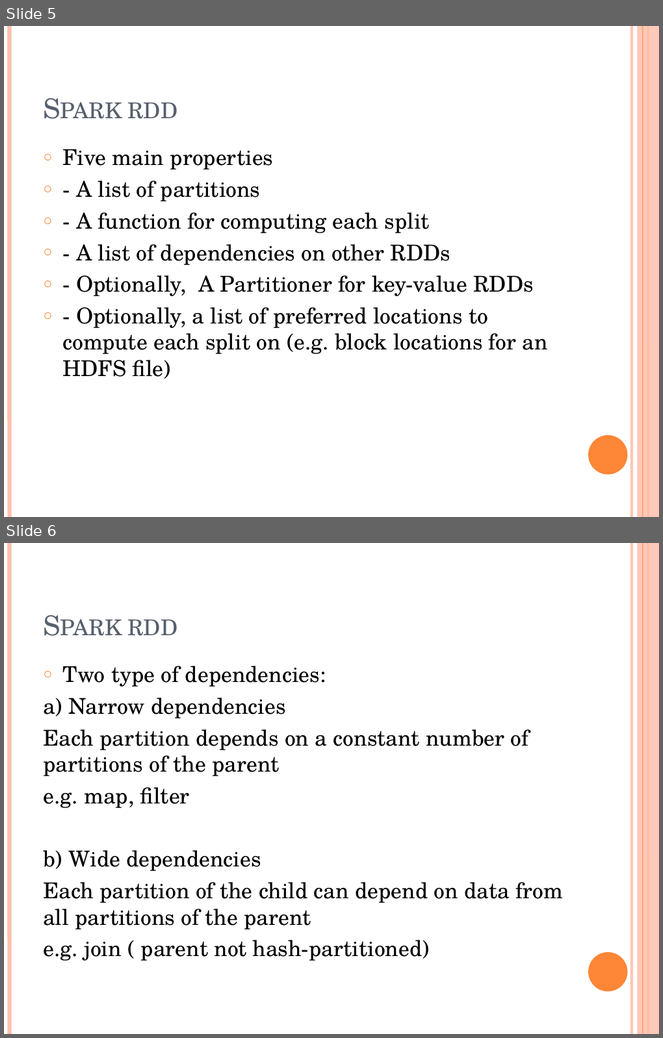
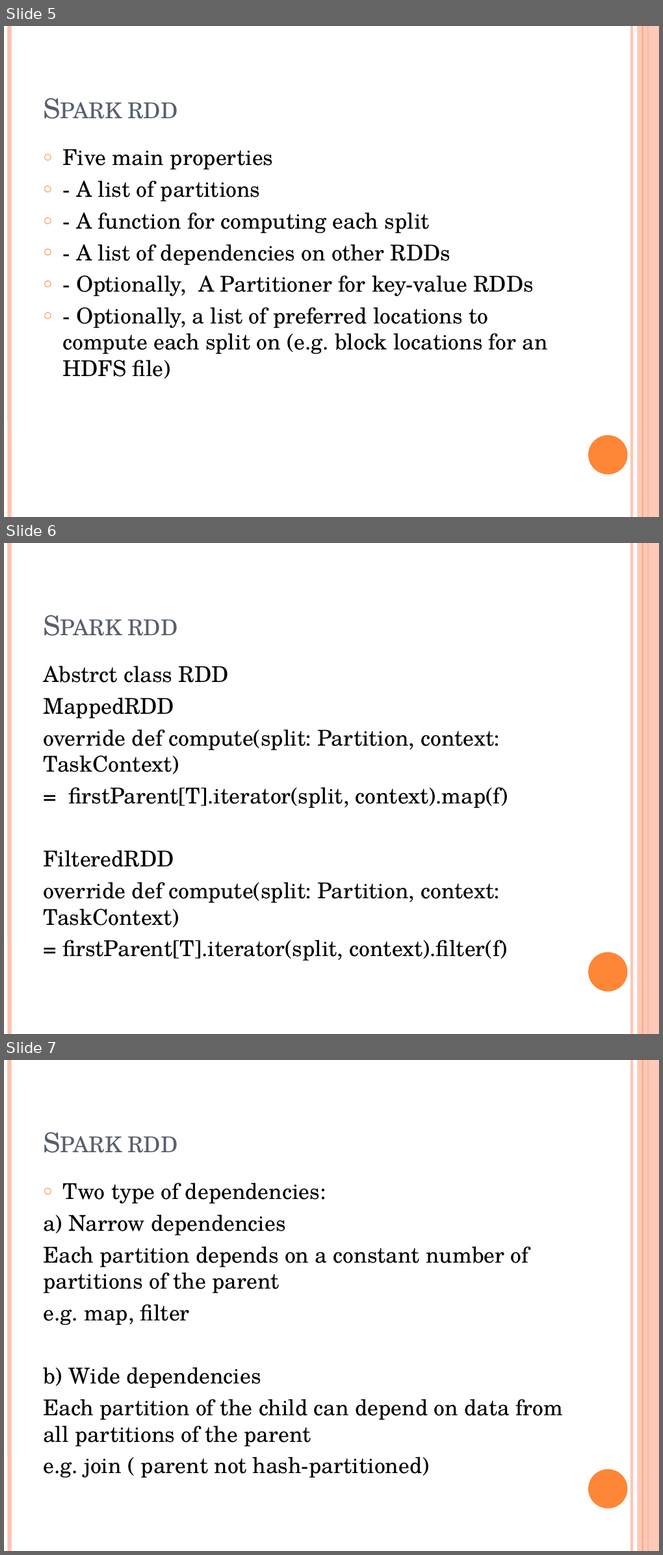
Before and after one commit to snowman1985/mypractice, a slide deck: Spark_学习分享.pptx. Shown one above the other, each under a label of ours: slides 5 and 6 before the commit, slides 5, 6 and 7 after it. The pictures are 663x1038 and 663x1555 pixels, drawn with LibreOffice and Linux fonts; fonts in the diff are those of the drawing. Boxes give left, top, right and bottom in pixels: in the first picture for what was removed or moved away, otherwise in the second. Text is boxed around its words. In the diff, an @@ line names an element or a change of style, - is before the commit and + after.

Commit message:
spark learning ppt update

```diff
--- a/Spark_学习分享.pptx
+++ b/Spark_学习分享.pptx
@@ slide 6 added at [4,543,659,1034], background #FFFFFF; not listed: 6 template elements that a slide beside it also shows @@
@@ title added at [128,619,178,636], 30 pt, text #575F6D, small capitals @@
+Spark rdd
@@ text added at [43,666,508,961], 24 pt, text #000000 @@
+Abstrct class RDD
+MappedRDD
+override def compute(split: Partition, context: TaskContext)
+= firstParent[T].iterator(split, context).map(f)
+FilteredRDD
+override def compute(split: Partition, context: TaskContext)
+= firstParent[T].iterator(split, context).filter(f)
@@ what was slide 6 is now slide 7 @@
```
Also in this commit, not shown: 2 slides changed, 3 other slides added.
